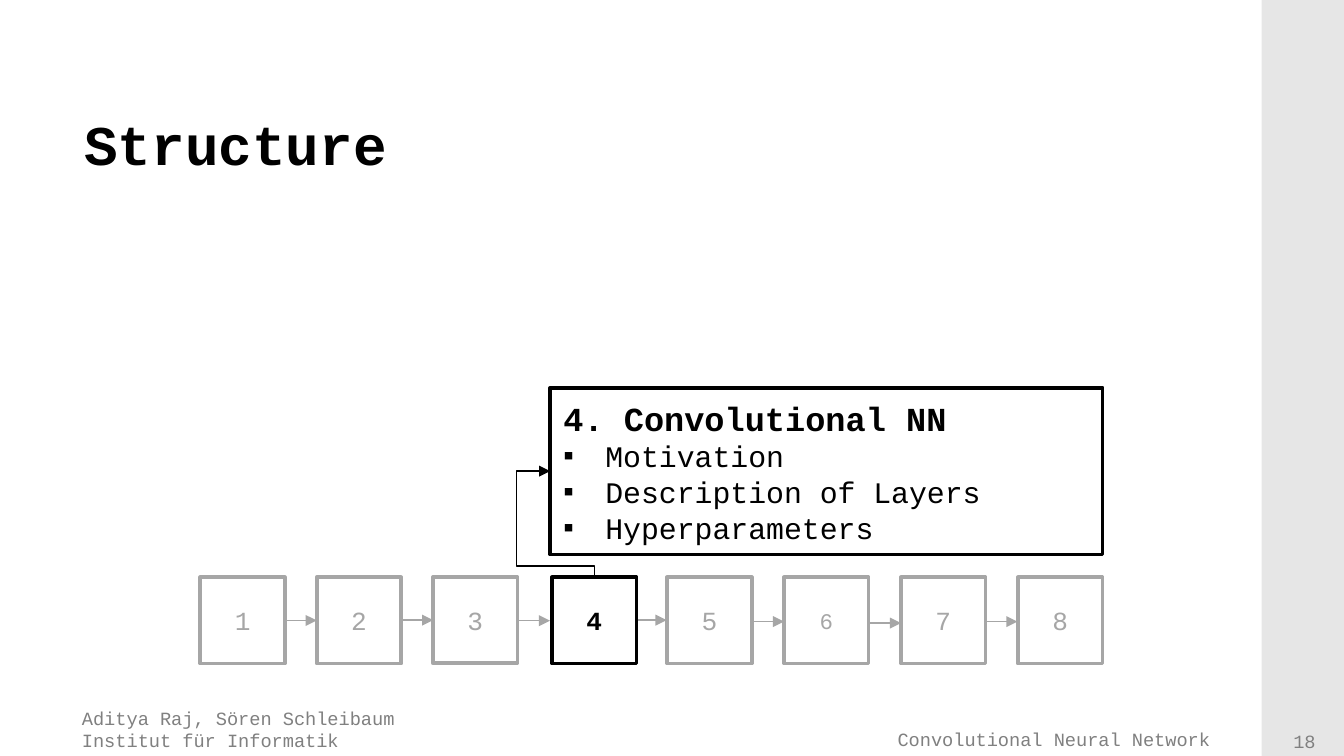
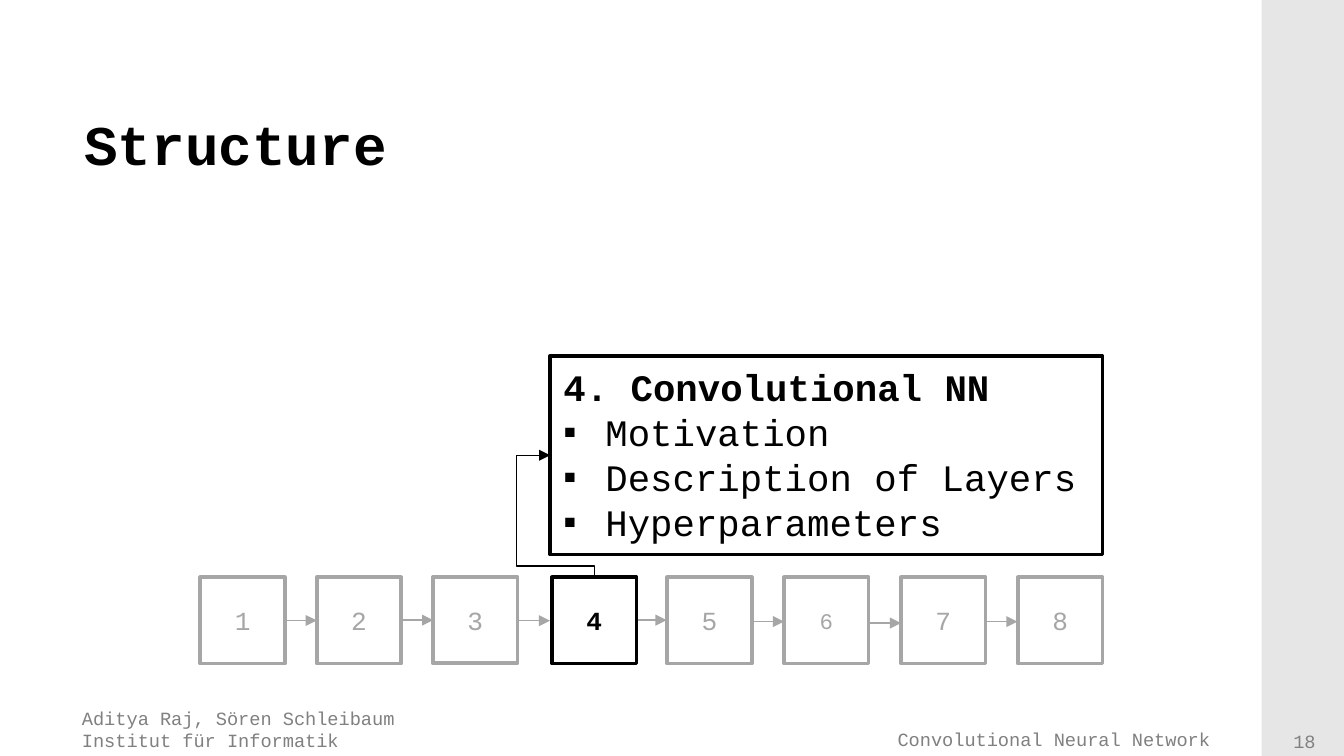
Before and after one commit to adityaraj52/ConvNet, a slide deck: slide 18 of Presentation/Final presentation/Presentation.pptx. Drawn at 1344x756 pixels with LibreOffice and Linux fonts; fonts in the diff are those of the drawing; background and template pictures are left out. Boxes give left, top, right and bottom in pixels: in the first picture for what was removed or moved away, otherwise in the second. Text is boxed around its words. In the diff, an @@ line names an element or a change of style, - is before the commit and + after.

```diff
--- a/Presentation/Final presentation/Presentation.pptx
+++ b/Presentation/Final presentation/Presentation.pptx
@@ text "4. Convolutional NN": place and size @@
-text "4. Convolutional NN" at (563,406,980,546)
+text "4. Convolutional NN" at (563,375,1077,544)
@@ text "4. Convolutional NN" at (563,375,1077,544): size 18 to 20 pt in "4. Convolutional NN"; size 16 to 20 pt in "Motivation", "Description of Layers", "Hyperparameters" @@
@@ rectangle: place and size @@
-rectangle at (550,388,1102,555)
+rectangle at (550,356,1102,555)
@@ elbow arrow moved from (594, 578) - (550, 472) to (594, 578) - (550, 456) @@
```
Also in this commit, not shown: 42 other slides changed, 5 slides added, 1 other file.
